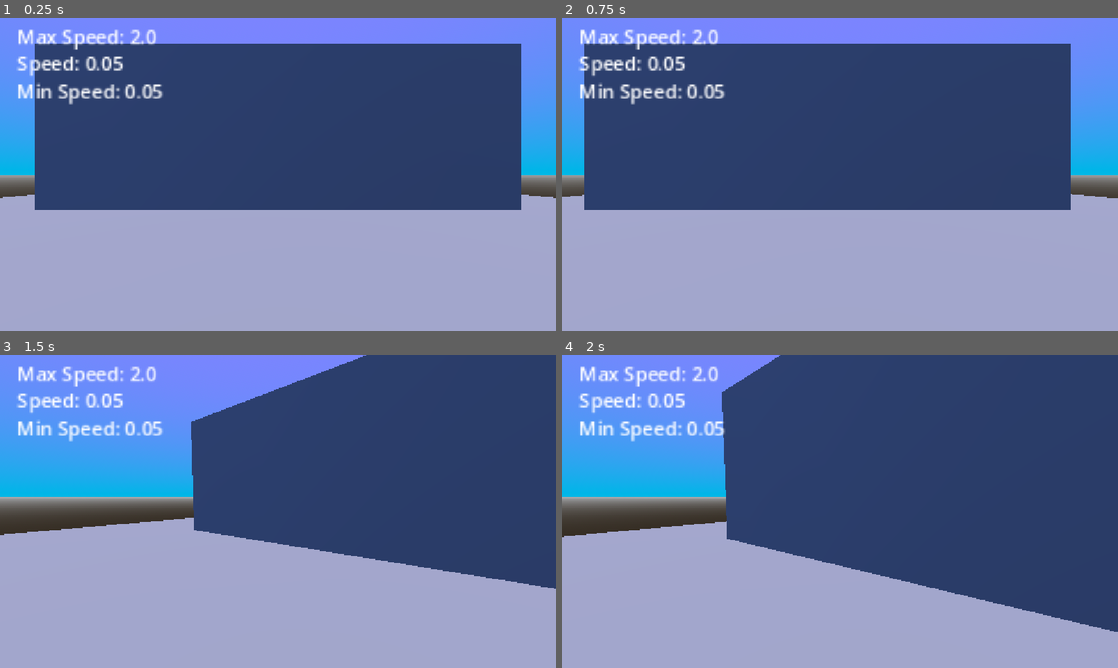
Above: before the commit, frames 1-4 (two rows, left to right).
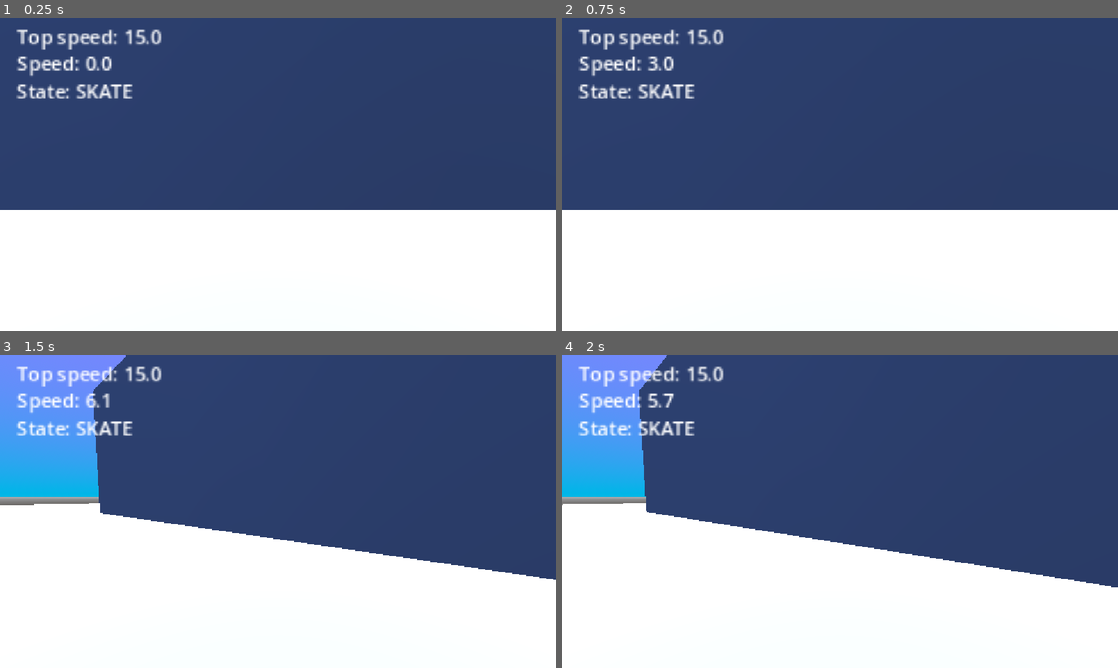
Above: after the commit, the same moments.

Repository: hestormii/IceSkateQuakeLike
Game: Godot game, scene res://scenes/world/test_scene.tscn
Same seed, same stepped clock (60 frames per second), same inputs: the game is played once before the commit and once after it. The project has no main scene, so this scene is started directly.
Inputs (mouse positions are in pixels of both pictures, inside the frame that each line leads up to):
- Up to frame 1 (0.25 s): no input
- Up to frame 2 (0.75 s): tap Enter (ui_accept) at 0.5 s; move the mouse to (962, 158) at 0.52 s; hold D (right) from 0.53 s (still down); tap Shift (sprint) at 0.6 s; click (962, 158) at 0.67 s
- Up to frame 3 (1.5 s): tap Space (jump) at 0.77, 1.07 s; tap Enter (ui_accept) at 0.8, 1.35 s; move the mouse to (250, 511) at 1.27 s; release D (right) at 1.28 s; hold W (forward) from 1.28 s (still down); click (250, 511) at 1.42 s
- Up to frame 4 (2 s): keep holding W (forward); tap Space (jump) at 1.52, 1.82 s; tap F (hook, bound only after the commit) at 1.55 s

The runs differ from the first frame. In frame 1, 54% of the frame differs, in the area x 0-100%, y 0-100%; in frame 2, 55%; in frame 3, 54%; in frame 4, 49%.

Commit message:
graple hook
tried to make grapple hook, made teleport

Diff:
--- a/project.godot
+++ b/project.godot
@@ -51,6 +51,16 @@
 "events": [Object(InputEventKey,"resource_local_to_scene":false,"resource_name":"","device":-1,"window_id":0,"alt_press …(195 unchanged characters)…
 ]
 }
+brake={
+"deadzone": 0.2,
+"events": [Object(InputEventKey,"resource_local_to_scene":false,"resource_name":"","device":-1,"window_id":0,"alt_pressed":false,"shift_pressed":false,"ctrl_pressed":false,"meta_pressed":false,"pressed":false,"keycode":0,"physical_keycode":67,"key_label":0,"unicode":99,"location":0,"echo":false,"script":null)
+]
+}
+hook={
+"deadzone": 0.2,
+"events": [Object(InputEventKey,"resource_local_to_scene":false,"resource_name":"","device":-1,"window_id":0,"alt_pressed":false,"shift_pressed":false,"ctrl_pressed":false,"meta_pressed":false,"pressed":false,"keycode":0,"physical_keycode":70,"key_label":0,"unicode":102,"location":0,"echo":false,"script":null)
+]
+}
 
 [layer_names]
 
--- a/scenes/proto_controller.tscn
+++ b/scenes/proto_controller.tscn
@@ -13,16 +13,13 @@
 radius = 0.4
 height = 1.8
 
+[sub_resource type="SeparationRayShape3D" id="SeparationRayShape3D_j66o4"]
+
+[sub_resource type="BoxMesh" id="BoxMesh_j66o4"]
+
 [node name="ProtoController" type="CharacterBody3D" unique_id=1958025689]
 collision_layer = 2
 script = ExtResource("1_qhypi")
-min_speed = 0.05
-acceleration = 0.05
-max_speed = 1.0
-input_right = "right"
-input_forward = "forward"
-input_back = "backward"
-input_jump = "jump"
 
 [node name="Mesh" type="MeshInstance3D" parent="." unique_id=982331620]
 transform = Transform3D(1, 0, 0, 0, 1, 0, 0, 0, 1, 0, 0.9, 0)
@@ -38,6 +35,15 @@
 transform = Transform3D(1, 0, 0, 0, 1, 0, 0, 0, 1, 0, 1.7, 0)
 
 [node name="Camera3D" type="Camera3D" parent="Head" unique_id=146974156]
+
+[node name="RayCast3D" type="RayCast3D" parent="Head/Camera3D" unique_id=1354048943]
+transform = Transform3D(1, 0, 0, 0, 1, 0, 0, 0, 1, 0, -0.23119378, 0)
+enabled = false
+target_position = Vector3(0, 0, -25)
+
+[node name="SpringArm3D" type="SpringArm3D" parent="Head/Camera3D/RayCast3D" unique_id=573163021]
+shape = SubResource("SeparationRayShape3D_j66o4")
+spring_length = -25.0
 
 [node name="min_speed" type="Label" parent="." unique_id=229163174]
 offset_left = 33.999996
@@ -62,3 +68,8 @@
 offset_bottom = 87.0
 scale = Vector2(2.5, 2.5)
 text = "Speed"
+
+[node name="Point" type="Marker3D" parent="." unique_id=1156509407]
+
+[node name="MeshInstance3D" type="MeshInstance3D" parent="Point" unique_id=2121115611]
+mesh = SubResource("BoxMesh_j66o4")
--- a/scenes/world/test_scene.tscn
+++ b/scenes/world/test_scene.tscn
@@ -1,6 +1,9 @@
 [gd_scene format=3 uid="uid://cbu6lqq420i76"]
 
 [ext_resource type="PackedScene" uid="uid://bs72ogkvdd7d6" path="res://scenes/proto_controller.tscn" id="1_t4wbk"]
+
+[sub_resource type="StandardMaterial3D" id="StandardMaterial3D_t4wbk"]
+albedo_color = Color(0.4726752, 0.4726752, 0.4726752, 1)
 
 [sub_resource type="ProceduralSkyMaterial" id="ProceduralSkyMaterial_jd5jl"]
 sky_top_color = Color(0.49431586, 0.5124426, 1, 1)
@@ -19,21 +22,22 @@
 transform = Transform3D(1, 0, 0, 0, 1, 0, 0, 0, 1, 0, -0.246521, 0)
 use_collision = true
 collision_mask = 2
-size = Vector3(40.624023, 0.506958, 42.801025)
+size = Vector3(211.64673, 0.506958, 93.041016)
+material = SubResource("StandardMaterial3D_t4wbk")
 
 [node name="wall" type="CSGBox3D" parent="." unique_id=2124410378]
-transform = Transform3D(1, 0, 0, 0, 1, 0, 0, 0, 1, 0, 3.7307434, -2.9527283)
+transform = Transform3D(1, 0, 0, 0, 1, 0, 0, 0, 1, 0, 8.97942, -2.9527283)
 use_collision = true
 collision_mask = 2
-size = Vector3(23.422852, 8.461487, 4.2854004)
+size = Vector3(73.921875, 18.95884, 4.2854004)
 
 [node name="WorldEnvironment" type="WorldEnvironment" parent="." unique_id=1429325942]
 environment = SubResource("Environment_j66o4")
 
 [node name="DirectionalLight3D" type="DirectionalLight3D" parent="." unique_id=339776181]
 transform = Transform3D(1, 0, 0, 0, -4.371139e-08, 1, 0, -1, -4.371139e-08, 0, 13, 0)
+light_energy = 2.6
+shadow_enabled = true
 
 [node name="ProtoController" parent="." unique_id=1958025689 instance=ExtResource("1_t4wbk")]
 transform = Transform3D(1, 0, 0, 0, 1, 0, 0, 0, 1, 0, 0, 9)
-acceleration = 0.5
-max_speed = 2.0
--- a/scripts/proto_controller.gd
+++ b/scripts/proto_controller.gd
@@ -1,131 +1,190 @@
 extends CharacterBody3D
 
-## Can we move around?
+enum State { SKATE, WALL_RUN }
+
+const MIN_STRAFE_INTO_WALL := 0.5
+const WALL_RUN_EXIT_RATIO := 0.5
+
 @export var can_move : bool = true
-## Are we affected by gravity?
 @export var has_gravity : bool = true
-## Can we press to jump?
 @export var can_jump : bool = true
-## Can we hold to run?
-@export var can_sprint : bool = false
-## Can we press to enter freefly mode (noclip)?
-@export var can_freefly : bool = false
-
-@export_group("Speeds")
-## Look around rotation speed.
+@export var can_brake : bool = true
+@export var can_wall_run : bool = true
+
+@export_group("Skating")
+@export var top_speed : float = 15.0
+@export var push_acceleration : float = 15.0
+@export var ice_friction : float = 2.5
+@export var brake_deceleration : float = 25.0
+@export_range(0.0, 1.0) var air_control : float = 0.4
+@export var jump_velocity : float = 4.5
+
+@export_group("Wall Run")
+@export var wall_run_min_speed : float = 6.0
+@export var wall_stick_speed : float = 2.0
+@export var wall_jump_push : float = 6.0
+@export var wall_jump_lift : float = 5.0
+@export var wall_run_cooldown : float = 0.3
+
+@export_group("Look")
 @export var look_speed : float = 0.002
-## Normal speed.
-@export var min_speed : float = 1.0
-@export var speed : float = 0
-@export var acceleration: float = 2.0
-@export var max_speed: float = 25.0
-## Speed of jump.
-@export var jump_velocity : float = 4.5
-## How fast do we run?
-@export var sprint_speed : float = 10.0
-## How fast do we freefly?
-@export var freefly_speed : float = 25.0
 
 @export_group("Input Actions")
-## Name of Input Action to move Left.
 @export var input_left : String = "left"
-## Name of Input Action to move Right.
-@export var input_right : String = "ui_right"
-## Name of Input Action to move Forward.
-@export var input_forward : String = "ui_up"
-## Name of Input Action to move Backward.
-@export var input_back : String = "ui_down"
-## Name of Input Action to Jump.
-@export var input_jump : String = "ui_accept"
-## Name of Input Action to Sprint.
-@export var input_sprint : String = "sprint"
-## Name of Input Action to toggle freefly mode.
-
+@export var input_right : String = "right"
+@export var input_forward : String = "forward"
+@export var input_back : String = "backward"
+@export var input_jump : String = "jump"
+@export var input_brake : String = "brake"
+
+var state : State = State.SKATE
+var wall_normal : Vector3 = Vector3.ZERO
+var wall_cooldown_left : float = 0.0
 var mouse_captured : bool = false
 var look_rotation : Vector2
-var move_speed : float = 0.0
-var is_moving = false
-
-## IMPORTANT REFERENCES
+var hooked := false
+
 @onready var head: Node3D = $Head
-@onready var collider: CollisionShape3D = $Collider
-@onready var Lmin_speed: Label = $min_speed
-@onready var Lmax_speed: Label = $max_speed
-@onready var Lspeed: Label = $speed
+@onready var speed_label: Label = $speed
+@onready var top_speed_label: Label = $max_speed
+@onready var state_label: Label = $min_speed
+@onready var ray_cast_3d: RayCast3D = $Head/Camera3D/RayCast3D
+@onready var point: Marker3D = $Point
+
 
 func _ready() -> void:
 	check_input_mappings()
 	look_rotation.y = rotation.y
 	look_rotation.x = head.rotation.x
 
+
 func _unhandled_input(event: InputEvent) -> void:
-	# Mouse capturing
 	if Input.is_mouse_button_pressed(MOUSE_BUTTON_LEFT):
 		capture_mouse()
 	if Input.is_key_pressed(KEY_ESCAPE):
 		release_mouse()
 
-	# Look around
 	if mouse_captured and event is InputEventMouseMotion:
 		rotate_look(event.relative)
 
 
 func _physics_process(delta: float) -> void:
-
-	# Apply gravity to velocity
-	if has_gravity:
-		if not is_on_floor():
-			velocity += get_gravity() * delta
-
-	# Apply jumping
-	if can_jump:
-		if Input.is_action_just_pressed(input_jump) and is_on_floor():
-			velocity.y = jump_velocity
-
-	# Modify speed based on sprinting
-	if can_sprint and Input.is_action_pressed(input_sprint):
-			move_speed = sprint_speed
+	wall_cooldown_left = maxf(wall_cooldown_left - delta, 0.0)
+
+	var input_dir := Vector2.ZERO
+	if can_move:
+		input_dir = Input.get_vector(input_left, input_right, input_forward, input_back)
+
+	if state == State.SKATE:
+		skate(delta, input_dir)
 	else:
-		speed += min_speed * acceleration
-		move_speed += speed
-		if speed > max_speed:
-			speed = max_speed
-
-
-	# Apply desired movement to velocity
-	if can_move:
-		var input_dir := Input.get_vector(input_left, input_right, input_forward, input_back)
-		var move_dir := (transform.basis * Vector3(input_dir.x, 0, input_dir.y)).normalized()
-		if move_dir:
-			velocity.x = move_dir.x * move_speed
-			velocity.z = move_dir.z * move_speed
-		else:
-			velocity.x = move_toward(velocity.x, 0, move_speed)
-			velocity.z = move_toward(velocity.z, 0, move_speed)
+		wall_run()
+
+	move_and_slide()
+
+	if state == State.SKATE:
+		try_start_wall_run(input_dir)
 	else:
-		velocity.x = 0
-		velocity.y = 0
-
-	if not is_moving:
-		speed -= 1.0
-		if speed < min_speed:
-			speed = min_speed
-	if speed > max_speed:
-		speed = max_speed
-
-	# Use velocity to actually move
-	move_and_slide()
-
-
-func _process(delta: float) -> void:
-	Lspeed.text = "Speed: " + str(speed)
-	Lmax_speed.text = "Max Speed: " + str(max_speed)
-	Lmin_speed.text = "Min Speed: " + str(min_speed)
-
-## Rotate us to look around.
-## Base of controller rotates around y (left/right). Head rotates around x (up/down).
-## Modifies look_rotation based on rot_input, then resets basis and rotates by look_rotation.
-func rotate_look(rot_input : Vector2):
+		update_wall_run()
+
+
+func _process(_delta: float) -> void:
+	speed_label.text = "Speed: %.1f" % Vector2(velocity.x, velocity.z).length()
+	top_speed_label.text = "Top speed: %.1f" % top_speed
+	state_label.text = "State: %s" % State.keys()[state]
+	if Input.is_action_just_pressed("hook"):
+		hook()
+
+
+func skate(delta: float, input_dir: Vector2) -> void:
+	var grounded := is_on_floor()
+
+	if has_gravity and not grounded:
+		velocity += get_gravity() * delta
+
+	if can_jump and grounded and Input.is_action_just_pressed(input_jump):
+		velocity.y = jump_velocity
+
+	var horizontal := Vector3(velocity.x, 0.0, velocity.z)
+	var wish_dir := global_basis * Vector3(input_dir.x, 0.0, input_dir.y)
+
+	if can_brake and grounded and Input.is_action_pressed(input_brake):
+		horizontal = horizontal.move_toward(Vector3.ZERO, brake_deceleration * delta)
+	elif wish_dir != Vector3.ZERO:
+		var control := 1.0 if grounded else air_control
+		var speed_cap := maxf(top_speed, horizontal.length())
+		horizontal += wish_dir * push_acceleration * control * delta
+		horizontal = horizontal.limit_length(speed_cap)
+	elif grounded:
+		horizontal = horizontal.move_toward(Vector3.ZERO, ice_friction * delta)
+
+	velocity.x = horizontal.x
+	velocity.z = horizontal.z
+
+
+func try_start_wall_run(input_dir: Vector2) -> void:
+	if not can_wall_run or wall_cooldown_left > 0.0:
+		return
+	if is_on_floor() or not is_on_wall() or input_dir.x == 0.0:
+		return
+
+	var normal := flat_wall_normal()
+	var strafe_dir := global_basis.x * signf(input_dir.x)
+	if strafe_dir.dot(-normal) < MIN_STRAFE_INTO_WALL:
+		return
+
+	var horizontal := Vector3(velocity.x, 0.0, velocity.z)
+	var along := wall_tangent(normal, horizontal)
+	if horizontal.dot(along) < wall_run_min_speed:
+		return
+
+	state = State.WALL_RUN
+	wall_normal = normal
+	velocity.y = 0.0
+
+
+func wall_run() -> void:
+	if can_jump and Input.is_action_just_pressed(input_jump):
+		wall_jump()
+		return
+
+	var horizontal := Vector3(velocity.x, 0.0, velocity.z)
+	var along := wall_tangent(wall_normal, horizontal)
+	var speed_along := horizontal.dot(along)
+	if speed_along < wall_run_min_speed * WALL_RUN_EXIT_RATIO:
+		state = State.SKATE
+		return
+
+	velocity = along * speed_along - wall_normal * wall_stick_speed
+
+
+func update_wall_run() -> void:
+	if not is_on_wall() or is_on_floor():
+		state = State.SKATE
+		return
+	wall_normal = flat_wall_normal()
+
+
+func wall_jump() -> void:
+	velocity += wall_normal * wall_jump_push
+	velocity.y = wall_jump_lift
+	wall_cooldown_left = wall_run_cooldown
+	state = State.SKATE
+
+
+func flat_wall_normal() -> Vector3:
+	var normal := get_wall_normal()
+	return Vector3(normal.x, 0.0, normal.z).normalized()
+
+
+func wall_tangent(normal: Vector3, heading: Vector3) -> Vector3:
+	var along := Vector3.UP.cross(normal).normalized()
+	if along.dot(heading) < 0.0:
+		along = -along
+	return along
+
+
+func rotate_look(rot_input : Vector2) -> void:
 	look_rotation.x -= rot_input.y * look_speed
 	look_rotation.x = clamp(look_rotation.x, deg_to_rad(-85), deg_to_rad(85))
 	look_rotation.y -= rot_input.x * look_speed
@@ -135,37 +194,37 @@
 	head.rotate_x(look_rotation.x)
 
 
-
-
-
-func capture_mouse():
+func capture_mouse() -> void:
 	Input.set_mouse_mode(Input.MOUSE_MODE_CAPTURED)
 	mouse_captured = true
 
 
-func release_mouse():
+func release_mouse() -> void:
 	Input.set_mouse_mode(Input.MOUSE_MODE_VISIBLE)
 	mouse_captured = false
 
 
-## Checks if some Input Actions haven't been created.
-## Disables functionality accordingly.
-func check_input_mappings():
-	if can_move and not InputMap.has_action(input_left):
-		push_error("Movement disabled. No InputAction found for input_left: " + input_left)
-		can_move = false
-	if can_move and not InputMap.has_action(input_right):
-		push_error("Movement disabled. No InputAction found for input_right: " + input_right)
-		can_move = false
-	if can_move and not InputMap.has_action(input_forward):
-		push_error("Movement disabled. No InputAction found for input_forward: " + input_forward)
-		can_move = false
-	if can_move and not InputMap.has_action(input_back):
-		push_error("Movement disabled. No InputAction found for input_back: " + input_back)
-		can_move = false
+func check_input_mappings() -> void:
+	if can_move:
+		for action in [input_left, input_right, input_forward, input_back]:
+			if not InputMap.has_action(action):
+				push_error("Movement disabled. No InputAction found: " + action)
+				can_move = false
+				break
 	if can_jump and not InputMap.has_action(input_jump):
 		push_error("Jumping disabled. No InputAction found for input_jump: " + input_jump)
 		can_jump = false
-	if can_sprint and not InputMap.has_action(input_sprint):
-		push_error("Sprinting disabled. No InputAction found for input_sprint: " + input_sprint)
-		can_sprint = false
+	if can_brake and not InputMap.has_action(input_brake):
+		push_error("Braking disabled. No InputAction found for input_brake: " + input_brake)
+		can_brake = false
+
+func hook():
+	ray_cast_3d.enabled = true
+	var collider = ray_cast_3d.get_collider()
+	var collider_point = ray_cast_3d.get_collision_point()
+	if ray_cast_3d.is_colliding():
+		print(collider)
+		point.global_position = collider_point
+		hooked = true
+		while hooked:
+			position = position.move_toward(collider_point, 1.0)
